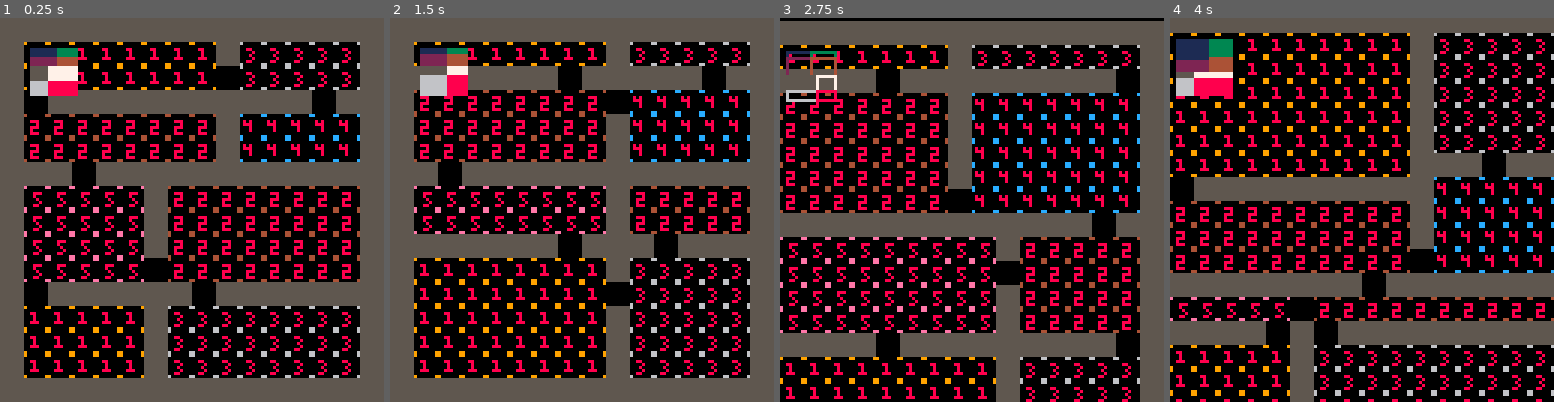
Above: before the commit, frames 1-4 (left to right).
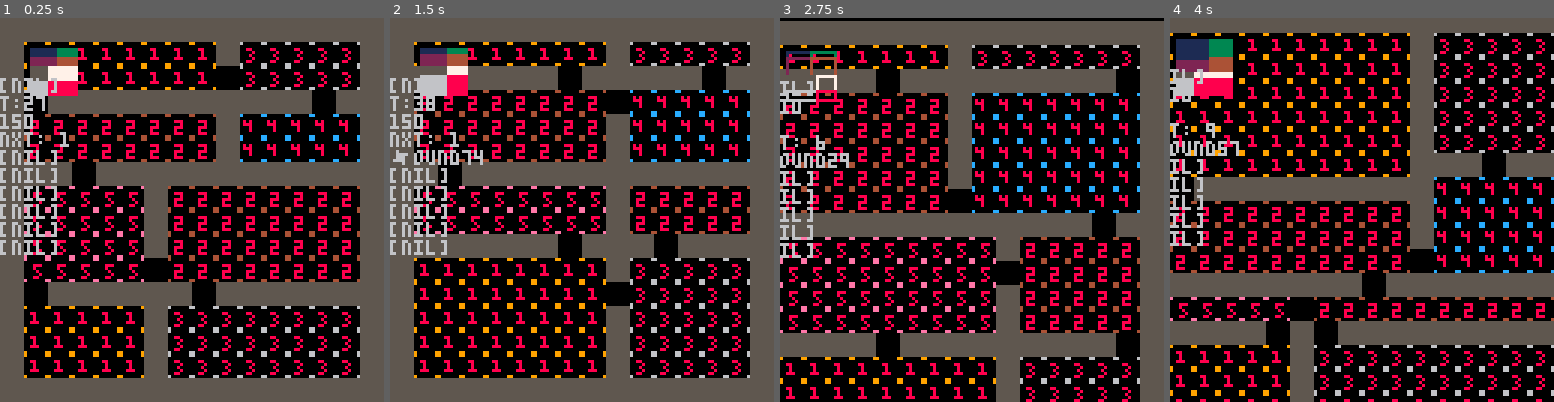
Above: after the commit, the same moments.

Repository: chebastian/picoabyss
Game: PICO-8 cartridge playground.p8
Two runs of this game, one before a commit and one after it. Both use one fixed random seed, a clock stepped at 60 frames per second and the inputs below.
Inputs:
- Up to frame 1 (0.25 s): no input
- Up to frame 2 (1.5 s): tap X (X key) at 0.33, 1.07 s; tap O (Z key) at 0.7 s
- Up to frame 3 (2.75 s): hold Right 1.6-2.1 s; tap O (Z key) at 1.7, 2.1, 2.5 s; tap X (X key) at 1.85 s; hold Up 2.15-2.42 s; hold Right from 2.47 s (still down)
- Up to frame 4 (4 s): tap O (Z key) at 2.9, 3.3, 3.7 s; tap X (X key) at 2.97 s; release Right at 3.03 s; hold Left 3.08-3.58 s; hold Down 3.63-3.97 s

The runs differ from the first frame. In frame 1, 2.2% of the frame differs, in the area x 0-18%, y 15-62%; in frame 2, 2.4%, in the area x 0-25%, y 15-62%; in frame 3, 1.4%; in frame 4, 1.4%.

Commit message:
start on pathfinding to playground

Diff:
--- a/playground.p8
+++ b/playground.p8
@@ -8,12 +8,16 @@
 	_wnd = {}
 	srand(4)
 	_px,_py = 0,0
-	_drw_dbg = false
+	_drw_dbg = true
 	_upd = upd_game
 	_drw = drw_game
 	push_upd(upd_game)
 	buttons = {⬅️,➡️,⬆️,⬇️}
-	dirs = {_⬅️,_➡️,_⬆️,_⬇️}
+	dirs = {p(-1,0),
+								 p(0,-1),
+								 p(1,0),
+								 p(0,1)
+								}
 	dir8 = {p(-1,0),p(-1,1),p(-1,-1),
 	        p(0,1),p(0,-1),
 	        p(1,0), p(1,1), p(1,-1)}
@@ -24,6 +28,12 @@
  _camx,_camy = 0,0
  _gen_rct= {}
  gen()
+	find()
+end
+
+function find()
+ _path = path_between(p(1,1),p(6,6),{})
+	_dbg[3] = #_path
 end
 
 function dbg(str)
@@ -61,6 +71,7 @@
  _room_idx = 0
  foreach(_gen_rct,map_rct)
  map_doors()
+ find()
 end
 
 function _draw()
@@ -109,7 +120,7 @@
  if _drw_dbg then
 	 cursor(0,20)
 	 for i=1,10 do
-	  print(_dbg[i])
+	  print(_dbg[i],6)
 	 end
  end
 
@@ -366,6 +377,64 @@
  return a.x == b.po.x and a.y == b.po.y
 end
 
+function chk_solid(po)
+	local til = mget(po.x,po.y)
+	return fget(til,0)
+end
+
+function path_between(_a,_b,ocp)
+	local dpth,queue,visited = 0,{},{}
+ visited[ptoi(_a)] = true
+ local nxt = {{po=_a,dst=0}}
+ local found = {{po=_a,dst=0}}
+ local goal_rch = false
+ while not goal_rch do
+ 	dpth+=1
+ 	_dbg[2] = "t:"..dpth
+		 _dbg[4] = "nxt: "..#nxt
+	 for ite in all(nxt) do
+
+		 for d in all(dirs) do
+		 	local nxtp= ite.po
+		  local np = p(nxtp.x+d.x
+		  											,nxtp.y+d.y)
+		  local pi = ptoi(np)
+		  if(chk_solid(np) == false
+					  and ocp[pi] == nil
+					  and visited[pi] == nil)
+		  then
+		   visited[ptoi(np)] = true
+		   add(queue,{po=p(np.x,np.y),dst=dpth})
+		  end
+		 end
+	 end
+
+	 nxt = {}
+	 for q in all(queue) do
+	  add(nxt,
+	  {po=p(q.po.x,q.po.y),
+	   dst=q.dst})
+	  add(found,
+	   {po=p(q.po.x,q.po.y),
+	    dst=q.dst})
+	  if (q.po.x == _b.x
+	  and q.po.y == _b.y) then
+	  	_dbg[5] = "✽ound" .. #found
+	   return found
+	  end
+	 end
+
+	 if #queue == 0 then
+	  return found
+	 end
+
+	 queue = {}
+
+ end
+
+ return found
+end
+
 function flood_fill(po,nxt,ocp)
  local dpth,queue,visited = 0,{},{}
  visited[ptoi(_plyr.pos)] = true
Not shown, changed: the thumbnail (__label__) section of playground.p8
